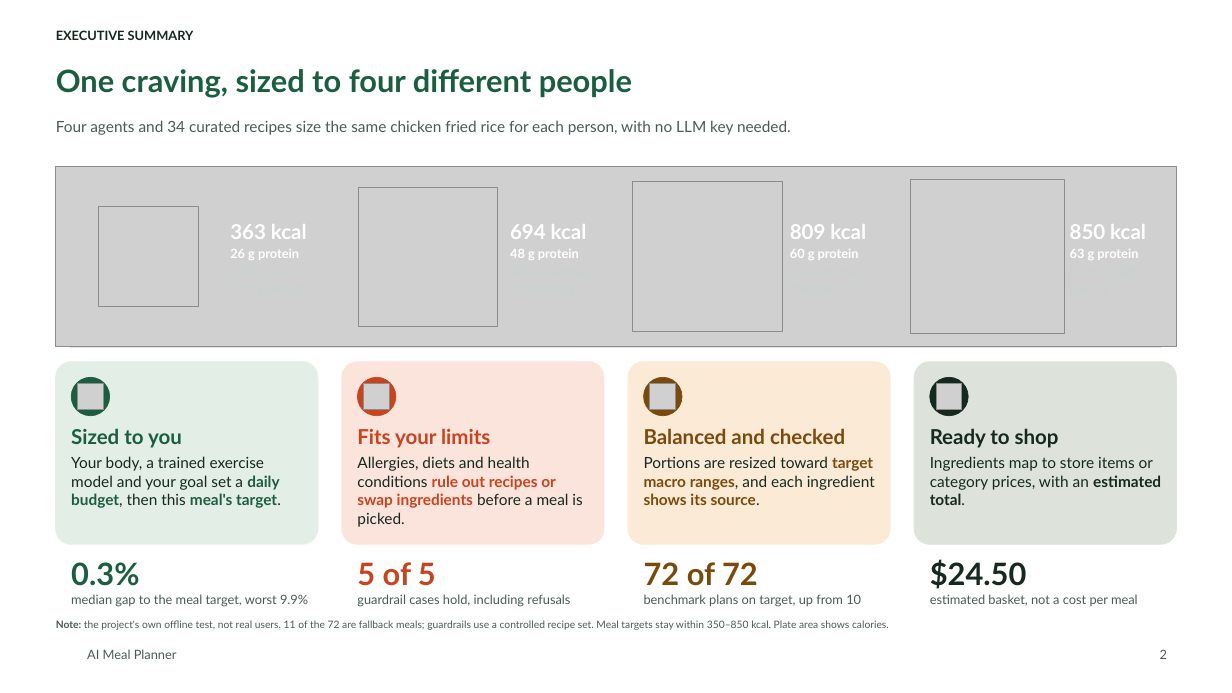
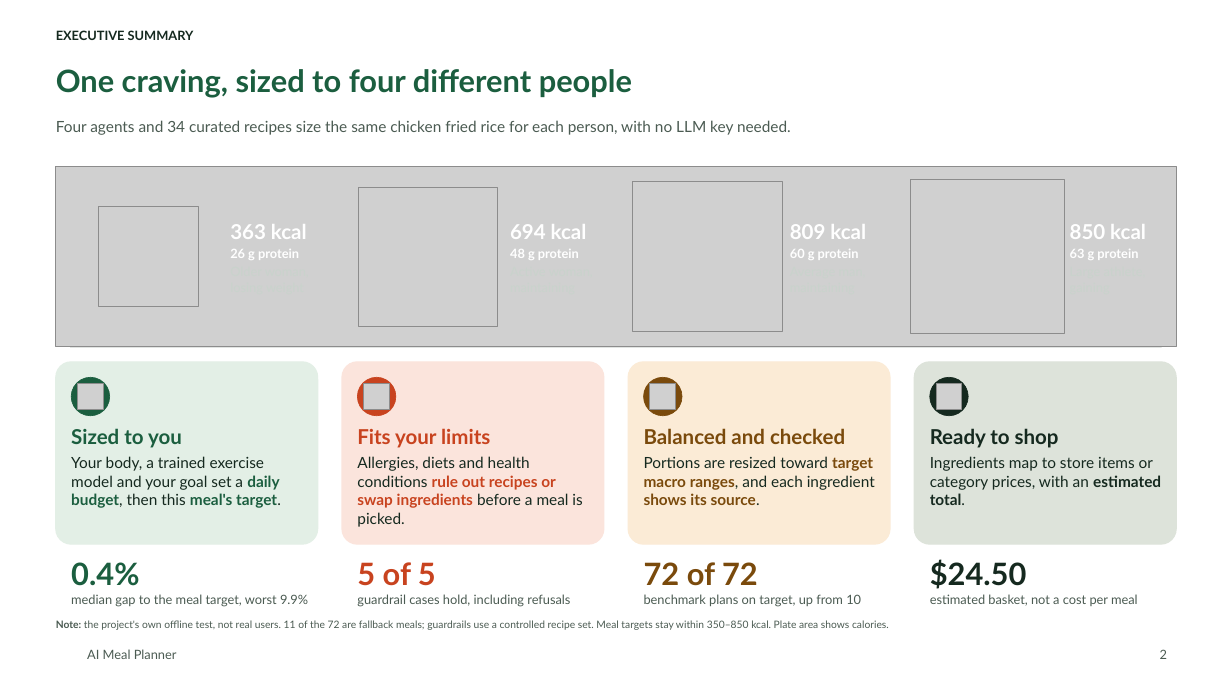
Before and after one commit to tuannm3812/ai-meal-planner, a slide deck: slide 2 of docs/showcase/ai-meal-planner-deck.pptx. Drawn at 1232x693 pixels with LibreOffice and Linux fonts; fonts in the diff are those of the drawing; grey boxes stand for pictures; background and template pictures are left out. Boxes give left, top, right and bottom in pixels: in the first picture for what was removed or moved away, otherwise in the second. Text is boxed around its words. In the diff, an @@ line names an element or a change of style, - is before the commit and + after.

```diff
--- a/docs/showcase/ai-meal-planner-deck.pptx
+++ b/docs/showcase/ai-meal-planner-deck.pptx
@@ text at [71,562,139,586]: text changed @@
-0.3%
+0.4%
```
Also in this commit, not shown: 4 other slides changed, 3 slides added, 1 slide removed, 18 other files.
